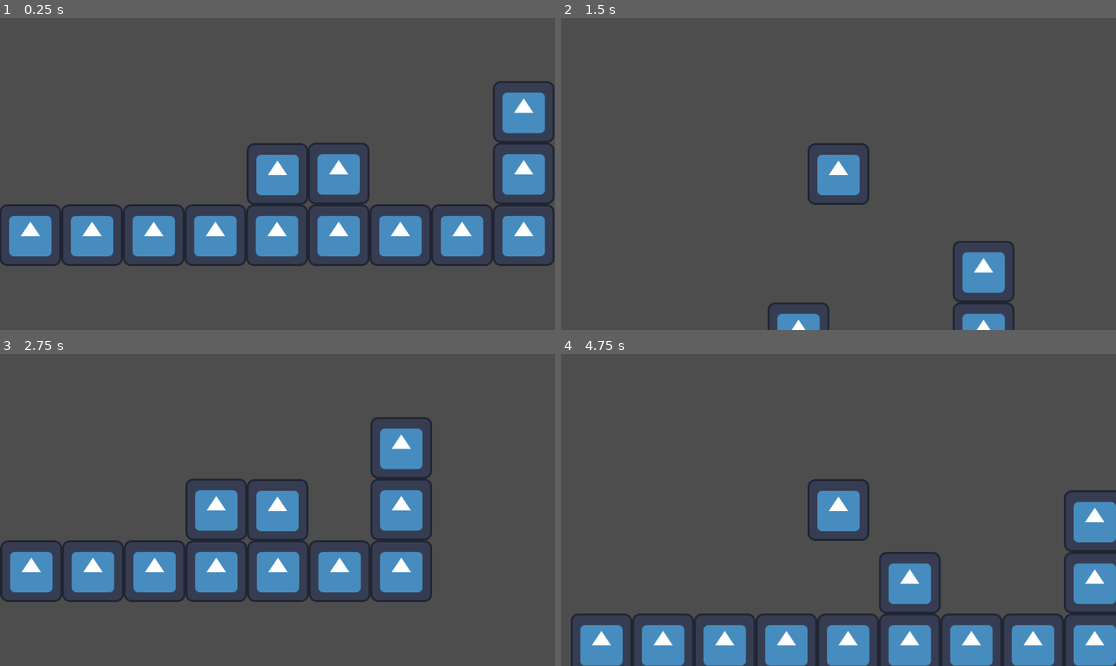
Above: before the commit, frames 1-4 (two rows, left to right).
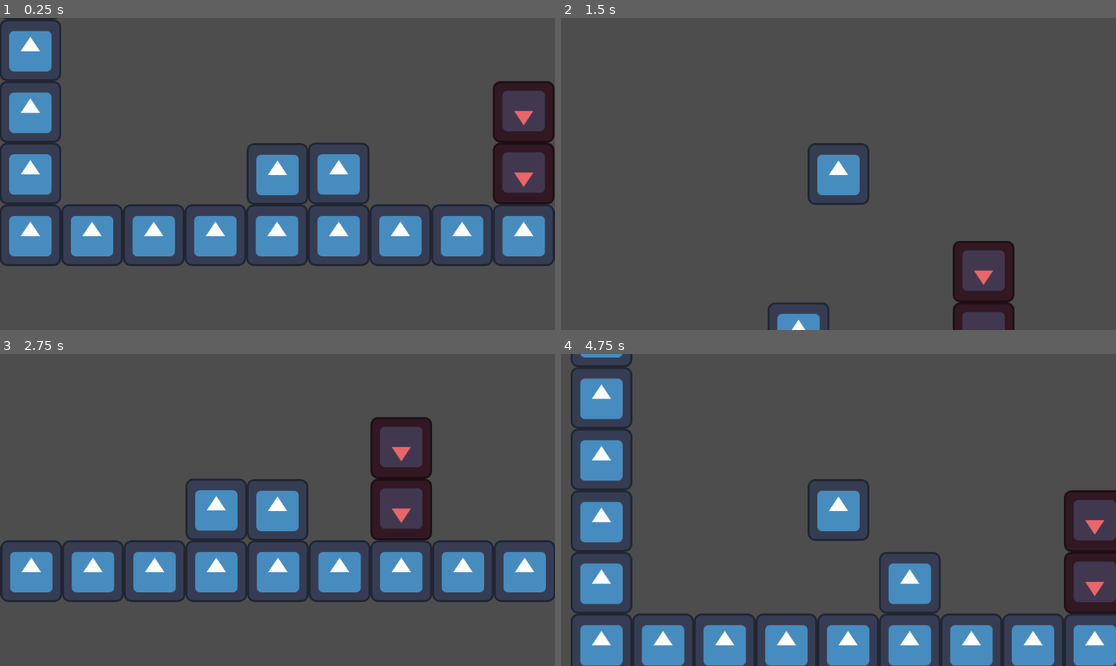
Above: after the commit, the same moments.

Repository: CWmain/ParryPlatformer
Game: Godot game, scene res://levels/test_level.tscn
Two runs of this game, one before a commit and one after it. Both use one fixed random seed, a clock stepped at 60 frames per second and the inputs below. The engine's default icon, where the game draws it, is replaced by a stand-in: a white triangle on a blue panel in a dark square.
Inputs:
- Up to frame 1 (0.25 s): no input
- Up to frame 2 (1.5 s): tap Enter at 0.5 s; hold Right (right) from 0.53 s (still down); tap W (jump) at 0.6, 0.77, 1.07, 1.35 s
- Up to frame 3 (2.75 s): tap W (jump) at 1.52, 1.82, 2.1 s; release Right (right) at 2.03 s; hold A (left) from 2.03 s (still down)
- Up to frame 4 (4.75 s): tap Space at 2.75 s; tap W (jump) at 2.85, 3.02, 3.32, 3.6, 3.77, 4.07, 4.35, 4.52 s; release A (left) at 4.28 s; hold Right (right) from 4.28 s (still down)

The runs differ from the first frame. In frame 1, 8.1% of the frame differs, in the area x 0-100%, y 0-78%; in frame 2, 3.0%; in frame 3, 6.7%; in frame 4, 9.0%, in the area x 1-100%, y 0-84%.

Commit message:
Added basic walljump on both sides

Diff:
--- a/levels/test_level.tscn
+++ b/levels/test_level.tscn
@@ -14,6 +14,8 @@
 0:0/0/physics_layer_1/linear_velocity = Vector2(0, 0)
 0:0/0/physics_layer_1/angular_velocity = 0.0
 0:0/1 = 1
+0:0/1/flip_v = true
+0:0/1/modulate = Color(0.914909, 0.402317, 0.410712, 1)
 0:0/1/physics_layer_0/linear_velocity = Vector2(0, 0)
 0:0/1/physics_layer_0/angular_velocity = 0.0
 0:0/1/physics_layer_1/linear_velocity = Vector2(0, 0)
@@ -36,4 +38,4 @@
 [node name="TileMap" type="TileMap" parent="."]
 tile_set = SubResource("TileSet_d31uy")
 format = 2
-layer_0/tile_data = PackedInt32Array(0, 0, 0, 1, 0, 0, 2, 0, …(83 unchanged characters)… 0, 65536, -65532, 0, 65536, -65535, 0, 0)
+layer_0/tile_data = PackedInt32Array(0, 0, 0, 1, 0, 0, 2, 0, …(83 unchanged characters)… 0, 65536, -65532, 0, 65536, -65535, 0, 0, 5, 0, 0, 6, 0, 0, 7, 0, 0, 8, 0, 0, 9, 0, 0, 10, 0, 0, -65526, 0, 0, -131062, 0, 0, -196598, 0, 0, -262134, 0, 0, -327670, 0, 0, -4, 0, 0, -65540, 0, 0, -131076, 0, 0, -196612, 0, 0, -262148, 0, 0)
--- a/objects/player.tscn
+++ b/objects/player.tscn
@@ -20,14 +20,28 @@
 [node name="Sprite2D" type="Sprite2D" parent="."]
 texture = ExtResource("1_dj2ka")
 
-[node name="WallJumpDetector" type="Area2D" parent="."]
+[node name="WallJumpDetection" type="Node2D" parent="."]
+
+[node name="WallJumpDetectorRight" type="Area2D" parent="WallJumpDetection"]
 collision_layer = 0
 collision_mask = 2
 input_pickable = false
 
-[node name="CollisionShape2D" type="CollisionShape2D" parent="WallJumpDetector"]
+[node name="CollisionShape2D" type="CollisionShape2D" parent="WallJumpDetection/WallJumpDetectorRight"]
 position = Vector2(64, 0)
 shape = SubResource("RectangleShape2D_cxgk3")
 
-[connection signal="body_entered" from="WallJumpDetector" to="." method="_on_wall_jump_detector_body_entered"]
-[connection signal="body_exited" from="WallJumpDetector" to="." method="_on_wall_jump_detector_body_exited"]
+[node name="WallJumpDetectorLeft" type="Area2D" parent="WallJumpDetection"]
+position = Vector2(-128, 0)
+collision_layer = 0
+collision_mask = 2
+input_pickable = false
+
+[node name="CollisionShape2D" type="CollisionShape2D" parent="WallJumpDetection/WallJumpDetectorLeft"]
+position = Vector2(64, 0)
+shape = SubResource("RectangleShape2D_cxgk3")
+
+[connection signal="body_entered" from="WallJumpDetection/WallJumpDetectorRight" to="." method="_on_wall_jump_detector_right_body_entered"]
+[connection signal="body_exited" from="WallJumpDetection/WallJumpDetectorRight" to="." method="_on_wall_jump_detector_right_body_exited"]
+[connection signal="body_entered" from="WallJumpDetection/WallJumpDetectorLeft" to="." method="_on_wall_jump_detector_left_body_entered"]
+[connection signal="body_exited" from="WallJumpDetection/WallJumpDetectorLeft" to="." method="_on_wall_jump_detector_left_body_exited"]
--- a/project.godot
+++ b/project.godot
@@ -40,3 +40,4 @@
 [layer_names]
 
 2d_physics/layer_1="Ground and Walls"
+2d_physics/layer_2="Wall Jump"
--- a/scripts/player.gd
+++ b/scripts/player.gd
@@ -2,27 +2,30 @@
 
 
 const SPEED = 300.0
+const AIR_SPEED = 5.0
 const JUMP_VELOCITY = -800.0
 
 # Get the gravity from the project settings to be synced with RigidBody nodes.
 var gravity = ProjectSettings.get_setting("physics/2d/default_gravity")
-var canWallJump: bool = false
+# -1 : 0 : 1
+# Left : Right
+var wallJumpDirection: int = 0
 
 func _physics_process(delta):
 	# Add the gravity.
 	if not is_on_floor():
 		velocity.y += gravity * delta
 
-	if canWallJump:
+	if wallJumpDirection != 0:
 		velocity.y = gravity * delta
 
 	# Handle jump.
 	if Input.is_action_just_pressed("jump") and is_on_floor():
 		velocity.y = JUMP_VELOCITY
 
-	if Input.is_action_just_pressed("jump") and canWallJump:
+	if Input.is_action_just_pressed("jump") and wallJumpDirection != 0:
 		velocity.y = JUMP_VELOCITY
-		velocity.x = JUMP_VELOCITY
+		velocity.x = JUMP_VELOCITY * wallJumpDirection
 
 	# Get the input direction and handle the movement/deceleration.
 	# As good practice, you should replace UI actions with custom gameplay actions.
@@ -35,15 +38,28 @@
 	else:
 		if is_on_floor():
 			velocity.x = move_toward(velocity.x, 0, SPEED)
+		else:
+			velocity.x = move_toward(velocity.x, 0, AIR_SPEED)
 
 	move_and_slide()
 
-func _on_wall_jump_detector_body_entered(body):
-	canWallJump = true
+func _on_wall_jump_detector_left_body_entered(body):
+	wallJumpDirection = -1
+	print("left wall jump entered ", body)
+
+
+
+
+func _on_wall_jump_detector_left_body_exited(body):
+	wallJumpDirection = 0
+	print("left wall jump exited ", body)
+
+
+func _on_wall_jump_detector_right_body_entered(body):
+	wallJumpDirection = 1
 	print("right wall jump entered ", body)
 
 
-
-func _on_wall_jump_detector_body_exited(body):
-	canWallJump = false
+func _on_wall_jump_detector_right_body_exited(body):
+	wallJumpDirection = 0
 	print("right wall jump exited ", body)
